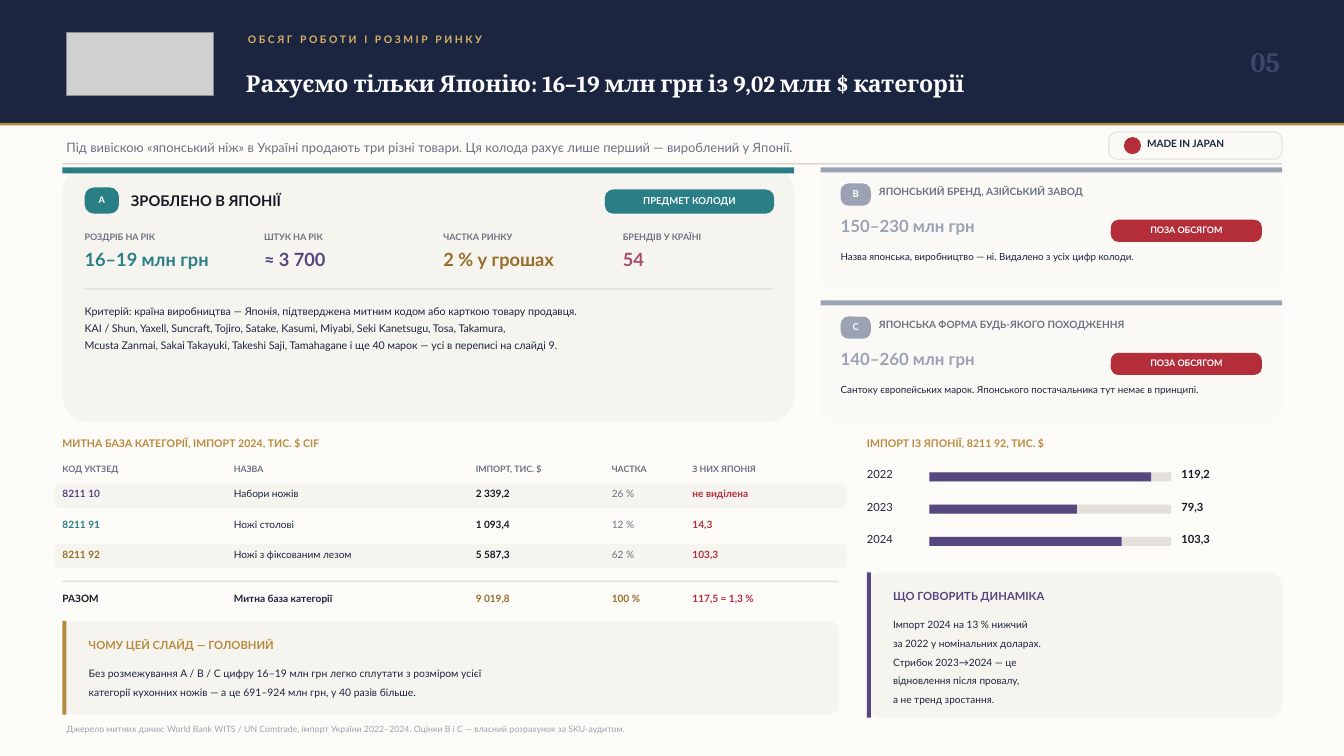
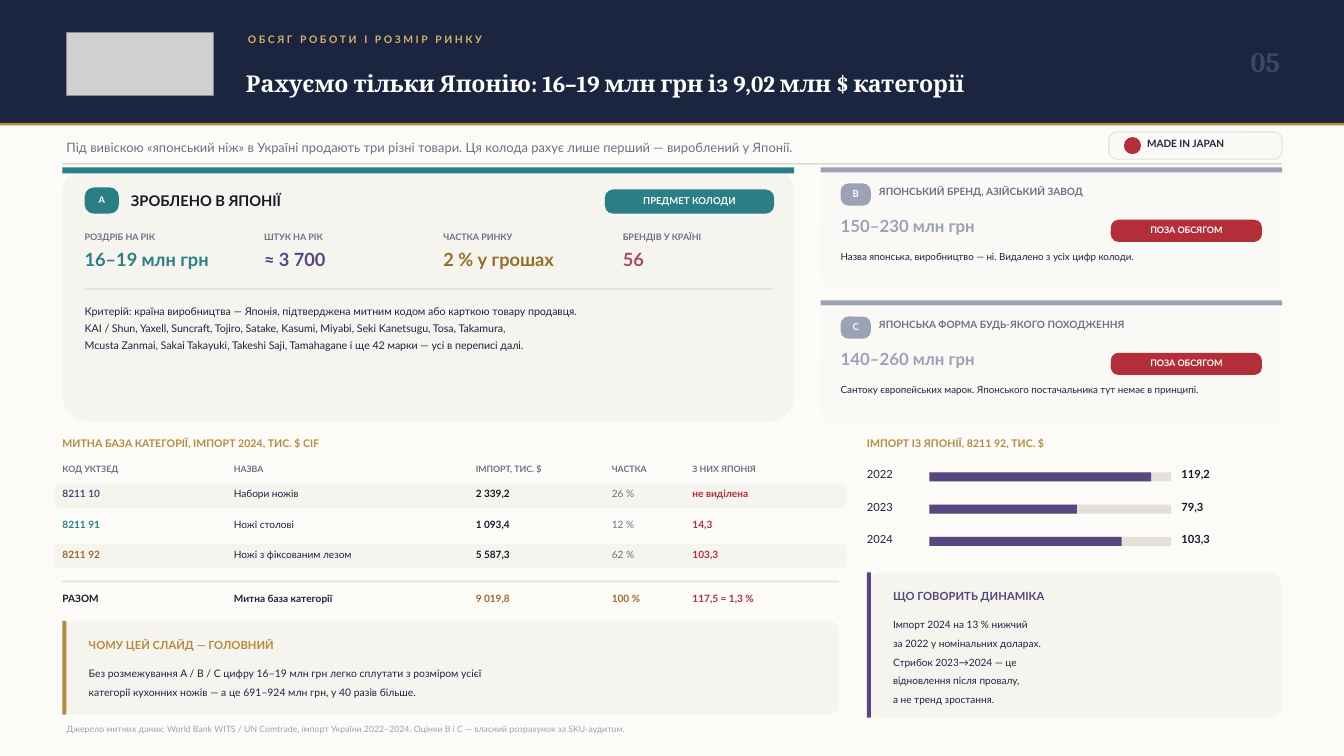
Before and after one commit to IllyaChaplygin/Chaplygin-Illya, a slide deck: slide 5 of Japanese_Knives_Ukraine_Market_Research.pptx. Drawn at 1344x756 pixels with LibreOffice and Linux fonts; fonts in the diff are those of the drawing; grey boxes stand for pictures. Boxes give left, top, right and bottom in pixels: in the first picture for what was removed or moved away, otherwise in the second. Text is boxed around its words. In the diff, an @@ line names an element or a change of style, - is before the commit and + after.

```diff
--- a/Japanese_Knives_Ukraine_Market_Research.pptx
+++ b/Japanese_Knives_Ukraine_Market_Research.pptx
@@ text at bbox=[623, 253, 644, 266]: text changed @@
-54
+56
@@ text at bbox=[85, 341, 523, 351]: text changed @@
-Mcusta Zanmai, Sakai Takayuki, Takeshi Saji, Tamahagane і ще 40 марок — усі в переписі на слайді 9.
+Mcusta Zanmai, Sakai Takayuki, Takeshi Saji, Tamahagane і ще 42 марки — усі в переписі далі.
```
Also in this commit, not shown: 11 other slides changed, 7 slides added, 1 slide removed.
